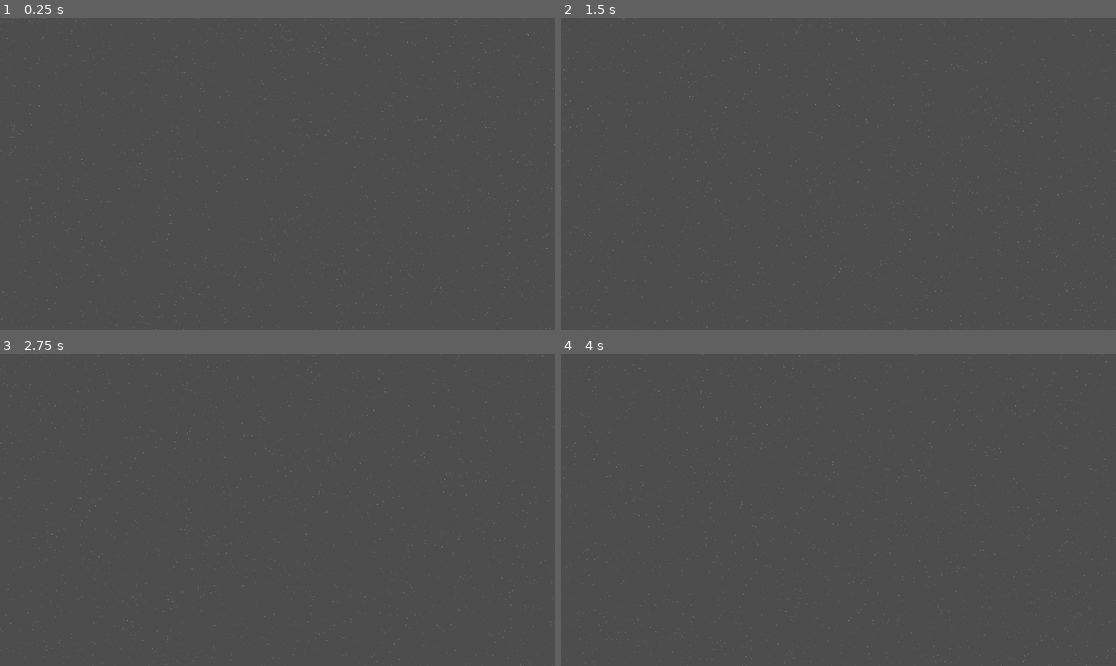
Above: before the commit, frames 1-4 (two rows, left to right).
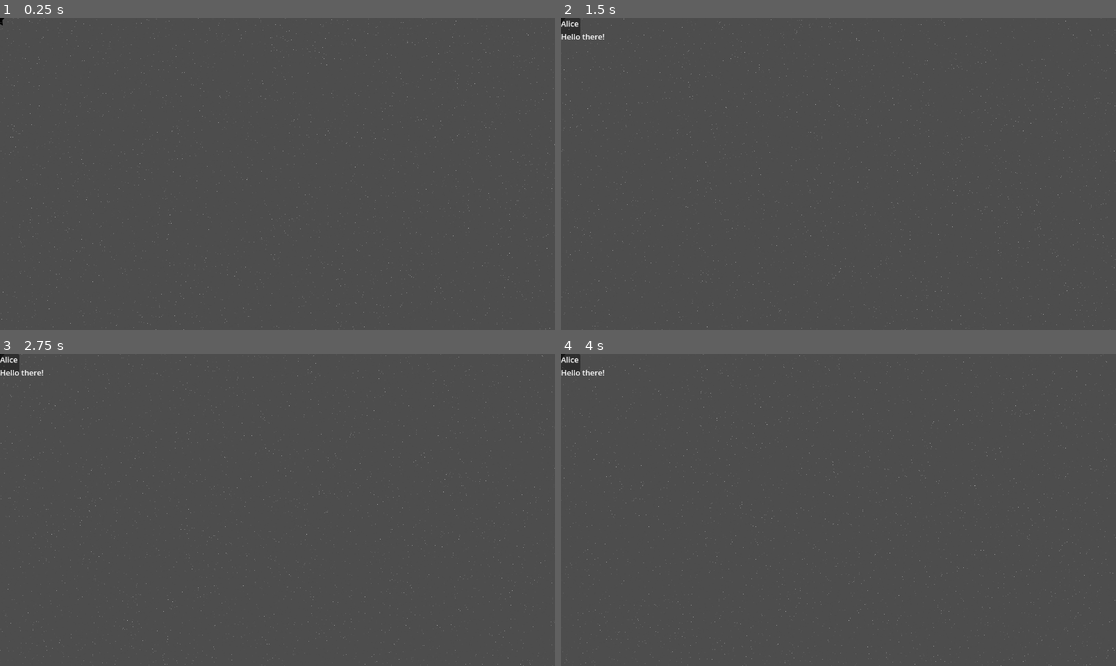
Above: after the commit, the same moments.

Repository: strubium/DaydreamHacktonDFW
Game: Godot game, scene res://Smeagle.tscn
The game is run twice, just before and just after one commit, with the same random seed, the same clock (stepped at 60 frames per second) and the same inputs.
Inputs (mouse positions are in pixels of both pictures, inside the frame that each line leads up to):
- Up to frame 1 (0.25 s): no input
- Up to frame 2 (1.5 s): tap Enter at 0.5 s; tap H at 0.6 s; click (561, 21) at 1.27 s
- Up to frame 3 (2.75 s): click (0, 357) at 2.02 s
- Up to frame 4 (4 s): click (561, 357) at 2.77 s; tap H at 3.6 s

The runs differ from the first frame. In frame 1, less than 0.1% of the frame differs, in the area x 0-1%, y 0-3%; in frame 2, 0.3%; in frame 3, 0.3%, in the area x 0-8%, y 0-7%; in frame 4, 0.3%.

Commit message:
Real Dialouge

Diff:
--- a/hacktohn/Smeagle.tscn
+++ b/hacktohn/Smeagle.tscn
@@ -1,6 +1,8 @@
-[gd_scene load_steps=3 format=3 uid="uid://hya6o2pt7boq"]
+[gd_scene load_steps=5 format=3 uid="uid://hya6o2pt7boq"]
 
 [ext_resource type="Shader" uid="uid://bpcm0t7wkw324" path="res://snow.gdshader" id="1_s71t6"]
+[ext_resource type="PackedScene" uid="uid://dt70jwmlxyqpi" path="res://Player.tscn" id="2_i2psm"]
+[ext_resource type="PackedScene" uid="uid://cnuyyn81u2s70" path="res://DialogueUI.tscn" id="3_mvyat"]
 
 [sub_resource type="ShaderMaterial" id="ShaderMaterial_i2psm"]
 shader = ExtResource("1_s71t6")
@@ -20,3 +22,7 @@
 offset_right = 1153.0
 offset_bottom = 649.0
 color = Color(1, 1, 1, 0)
+
+[node name="Player" parent="." instance=ExtResource("2_i2psm")]
+
+[node name="DialogueUI" parent="Player" instance=ExtResource("3_mvyat")]
--- a/hacktohn/scripts/DialogueUI.gd
+++ b/hacktohn/scripts/DialogueUI.gd
@@ -3,7 +3,7 @@
 
 @onready var name_label = $Panel/MarginContainer/VBoxContainer/CharacterNameLabel
 @onready var text_label = $Panel/MarginContainer/VBoxContainer/DialogueTextLabel
-@onready var next_button = $NextButton
+@onready var next_button = $Panel/NextButton
 
 var dialogue_queue: Array = []
 var current_line_index: int = 0
--- a/hacktohn/scripts/player.gd
+++ b/hacktohn/scripts/player.gd
@@ -1 +1,12 @@
 extends CharacterBody2D
+
+# Your dialogues
+var dialogues = [
+	Dialogue.new("Alice", ["Hello there!", "How are you?"]),
+	Dialogue.new("Bob", ["Hi Alice!", "I’m good, thanks!"])
+]
+
+func _input(event):
+	if event is InputEventKey and event.pressed and not event.echo:
+		if event.keycode == Key.KEY_H:  # Correct constant
+			$DialogueUI.start_dialogue(dialogues)
